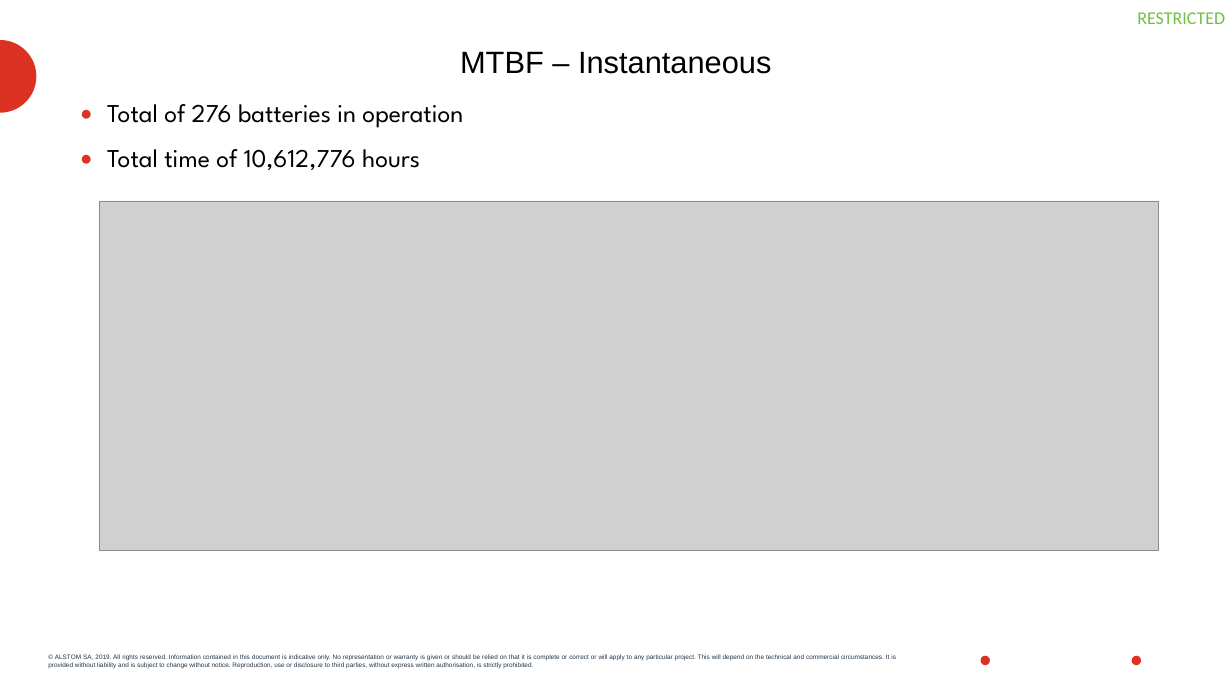
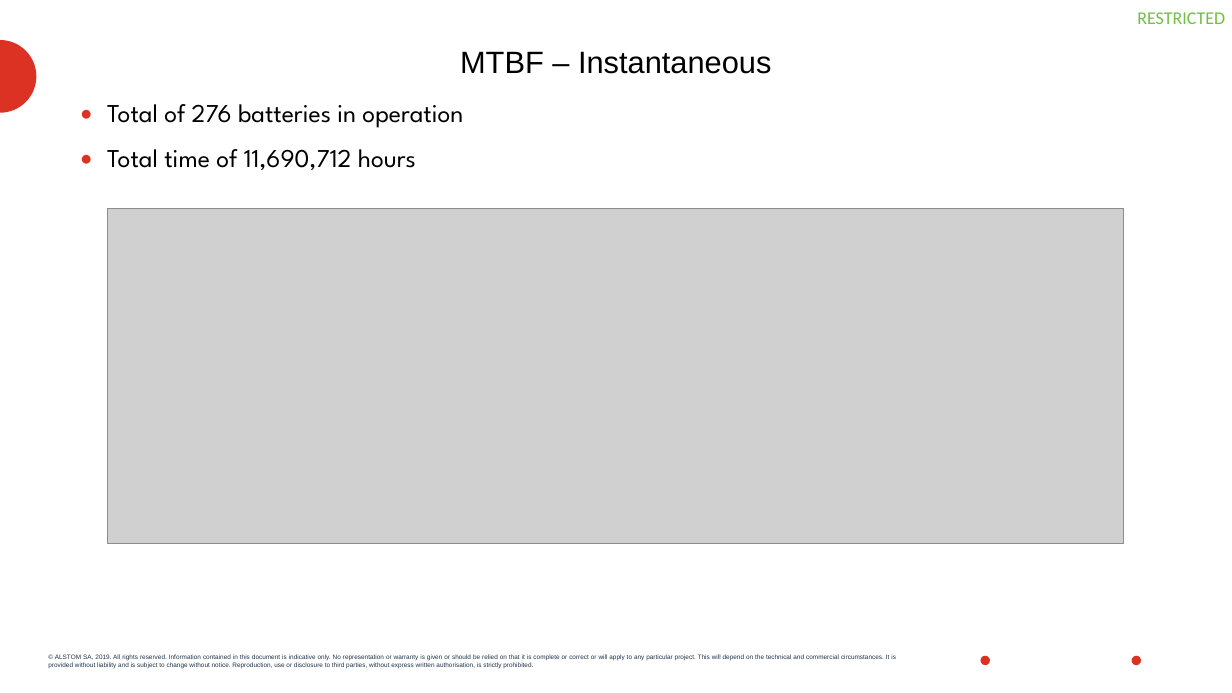
Before and after one commit to caio-roliveira/riyadh_repo, a slide deck: slide 2 of Reliability Reports/Battery FIAMM - Riyadh - 20250210.pptx. Drawn at 1232x693 pixels with LibreOffice and Linux fonts; fonts in the diff are those of the drawing; grey boxes stand for pictures; background and template pictures are left out. Boxes give left, top, right and bottom in pixels: in the first picture for what was removed or moved away, otherwise in the second. Text is boxed around its words. In the diff, an @@ line names an element or a change of style, - is before the commit and + after.

```diff
--- a/Reliability Reports/Battery FIAMM - Riyadh - 20250210.pptx
+++ b/Reliability Reports/Battery FIAMM - Riyadh - 20250210.pptx
@@ text at [107,149,416,170]: text changed @@
-● Total time of 10,612,776 hours
+● Total time of 11,690,712 hours
@@ picture: place and size @@
-picture at [100,201,1159,551]
+picture at [108,208,1125,543]
```
Also in this commit, not shown: 1 other slide changed, 2 other files.
